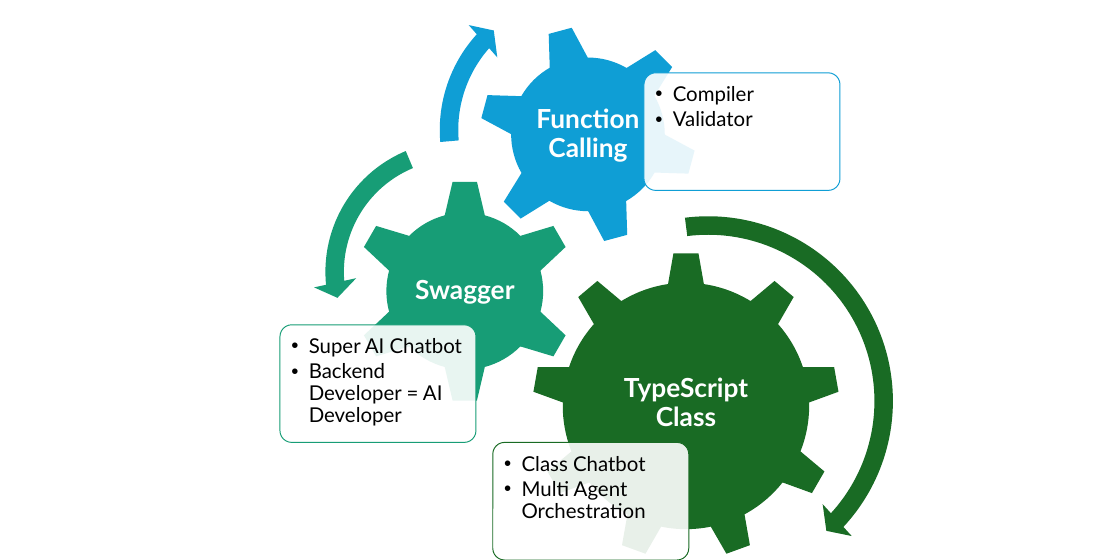
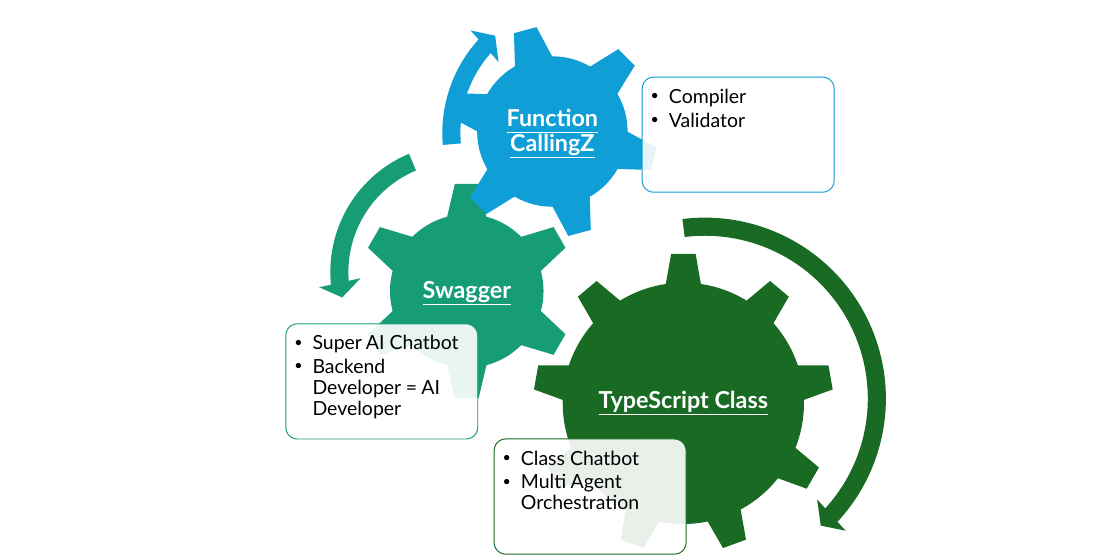
Before and after one commit to wrtnlabs/agentica, a slide deck: slide 1 of assets/logo.pptx. Drawn at 1120x560 pixels with LibreOffice and Linux fonts; fonts in the diff are those of the drawing. Boxes give left, top, right and bottom in pixels: in the first picture for what was removed or moved away, otherwise in the second. Text is boxed around its words. In the diff, an @@ line names an element or a change of style, - is before the commit and + after.

```diff
--- a/assets/logo.pptx
+++ b/assets/logo.pptx
@@ gear: place and size @@
-gear at [453, 0, 723, 269]
+gear at [421, 0, 684, 263]
@@ rounded rectangle: place and size @@
-rounded rectangle at [644, 73, 840, 190]
+rounded rectangle at [642, 77, 834, 192]
@@ size 21 to 20 pt in 3 elements at [313, 334, 459, 419], [521, 450, 639, 509], [669, 88, 746, 127] @@
@@ text at [507, 108, 599, 156]: text changed; size 27 to 24 pt @@
-Function Calling
+Function CallingZ
@@ left circular arrow: place and size @@
-left circular arrow at [313, 129, 599, 415]
+left circular arrow at [318, 132, 599, 412]
@@ gear: place and size @@
-gear at [353, 179, 577, 403]
+gear at [357, 181, 576, 400]
@@ circular arrow: place and size @@
-circular arrow at [511, 204, 905, 560]
+circular arrow at [512, 206, 897, 560]
@@ circular arrow at [512, 206, 897, 560]: proportions changed @@
@@ text "Swagger" at [423, 281, 511, 303]: size 27 to 24 pt, underline on; less space between paragraphs @@
@@ gear: place and size @@
-gear at [532, 252, 840, 560]
+gear at [533, 253, 834, 554]
@@ rounded rectangle: place and size @@
-rounded rectangle at [280, 325, 476, 442]
+rounded rectangle at [286, 324, 477, 440]
@@ text "TypeScript Class" at [599, 390, 769, 412]: size 27 to 24 pt, underline on; less space between paragraphs @@
@@ rounded rectangle: place and size @@
-rounded rectangle at [493, 442, 689, 560]
+rounded rectangle at [494, 439, 686, 554]
```
Also in this commit, not shown: 1 other file.
